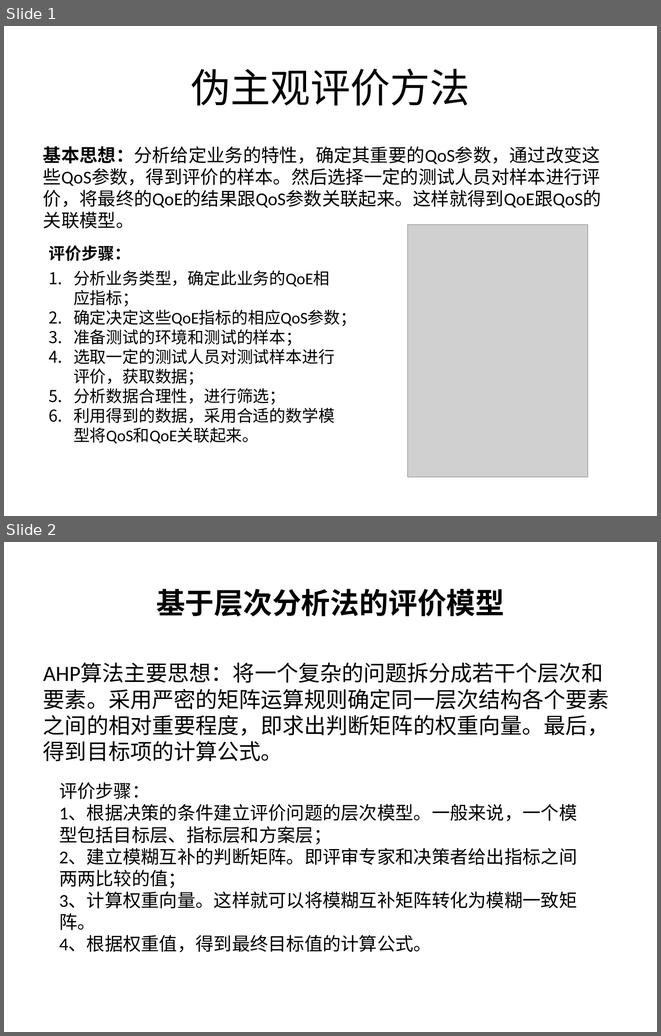
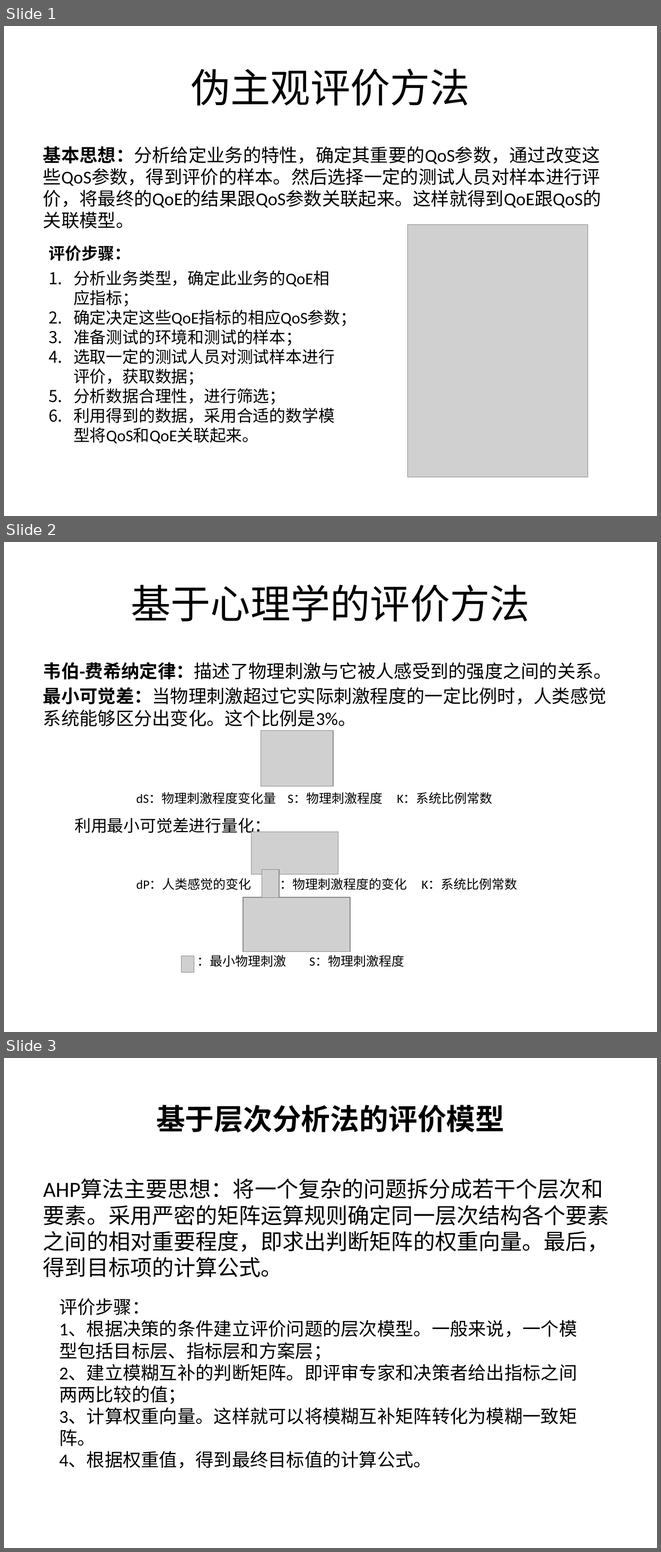
Before and after one commit to ping910714/MyReportsWeek, a slide deck: 2016-3-8-谢平家.pptx. Shown one above the other, each under a label of ours: slides 1 and 2 before the commit, slides 1, 2 and 3 after it. The pictures are 661x1036 and 661x1552 pixels, drawn with LibreOffice and Linux fonts; fonts in the diff are those of the drawing; grey boxes stand for pictures. Boxes give left, top, right and bottom in pixels: in the first picture for what was removed or moved away, otherwise in the second. Text is boxed around its words. In the diff, an @@ line names an element or a change of style, - is before the commit and + after.

```diff
--- a/2016-3-8-谢平家.pptx
+++ b/2016-3-8-谢平家.pptx
@@ slide 2 added at (x1=4, y1=542, x2=657, y2=1032), background #FFFFFF @@
@@ title added at (x1=131, y1=584, x2=530, y2=622), 44 pt, text #000000 @@
+基于心理学的评价方法
@@ text added at (x1=43, y1=662, x2=612, y2=726), 20 pt, text #000000 @@
+韦伯-费希纳定律：描述了物理刺激与它被人感受到的强度之间的关系。
+最小可觉差：当物理刺激超过它实际刺激程度的一定比例时，人类感觉系统能够区分出变化。这个比例是3%。
@@ picture added at (x1=261, y1=730, x2=333, y2=786) @@
@@ text added at (x1=136, y1=792, x2=492, y2=804), 14 pt, text #000000 @@
+dS：物理刺激程度变化量 S：物理刺激程度 K：系统比例常数
@@ text added at (x1=74, y1=818, x2=271, y2=836), 18 pt, text #000000 @@
+利用最小可觉差进行量化：
@@ picture added at (x1=252, y1=831, x2=338, y2=874) @@
@@ picture added at (x1=262, y1=869, x2=279, y2=897) @@
@@ text added at (x1=136, y1=877, x2=517, y2=890), 14 pt, text #000000 @@
+dP：人类感觉的变化 ：物理刺激程度的变化 K：系统比例常数
@@ picture added at (x1=243, y1=897, x2=350, y2=951) @@
@@ text added at (x1=197, y1=955, x2=404, y2=967), 14 pt, text #000000 @@
+：最小物理刺激 S：物理刺激程度
@@ picture added at (x1=182, y1=955, x2=194, y2=972) @@
@@ what was slide 2 is now slide 3 @@
```
Also in this commit, not shown: 2 other slides added.
